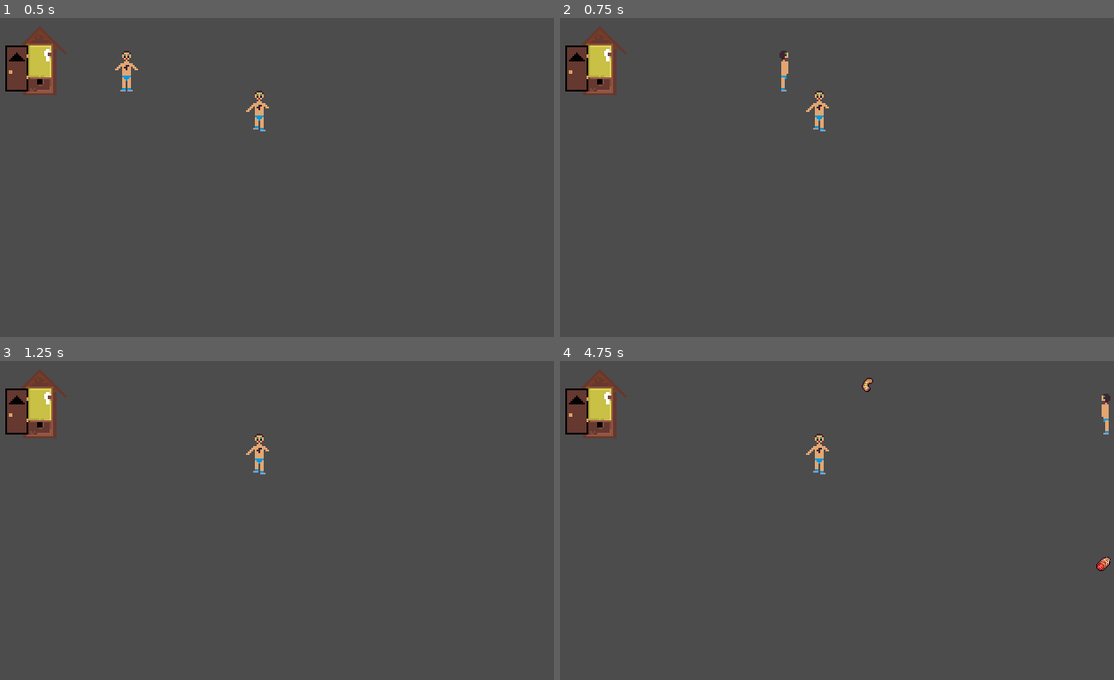
Above: before the commit, frames 1-4 (two rows, left to right).
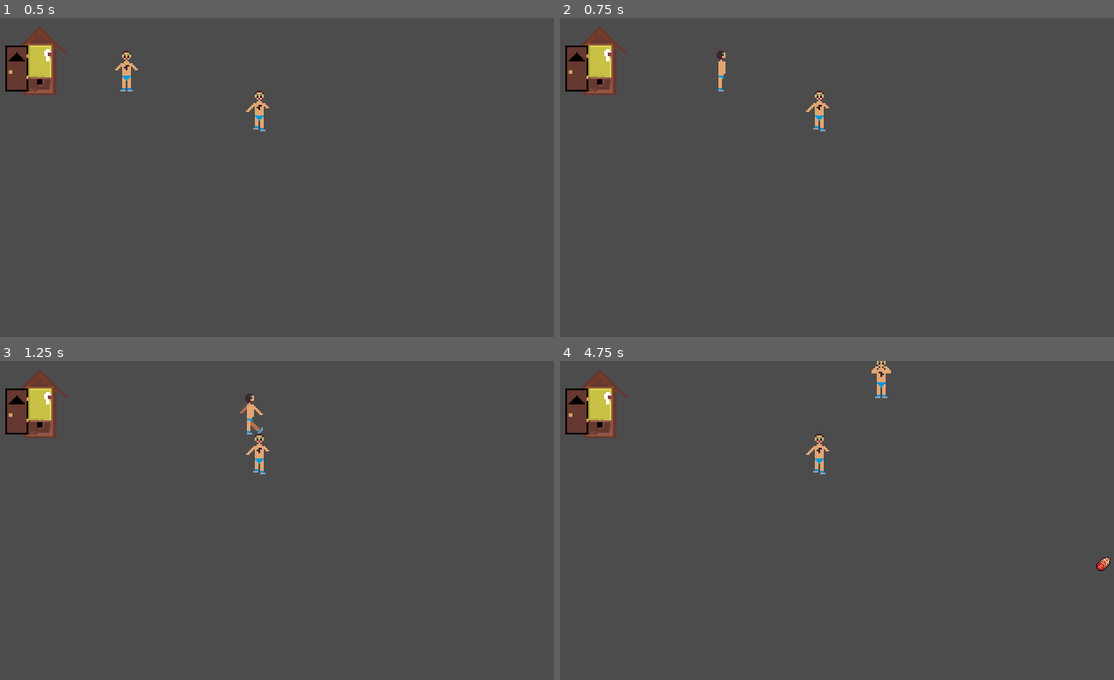
Above: after the commit, the same moments.

Repository: WhatevLD/ld41720
Game: Godot game, scene res://Root.tscn
Two runs of this game, one before a commit and one after it. Both use one fixed random seed, a clock stepped at 60 frames per second and the inputs below.
Inputs:
- Up to frame 1 (0.5 s): no input
- Up to frame 2 (0.75 s): tap Enter at 0.5 s; hold Right (ui_right) from 0.53 s (still down); hold F (ToggleFat) from 0.53 s (still down)
- Up to frame 3 (1.25 s): keep holding Right (ui_right); keep holding F (ToggleFat)
- Up to frame 4 (4.75 s): release Right (ui_right) at 1.28 s; release F (ToggleFat) at 1.28 s; hold Down (ui_down) 1.28-2.03 s; tap F (ToggleFat) at 1.35, 2.85, 4.35 s; hold Right (ui_right) 2.03-2.78 s; hold F (ToggleFat) 2.03-2.78 s; hold Up (ui_up) 2.78-3.53 s; hold F (ToggleFat) 3.53-4.28 s; hold Left (ui_left) from 3.53 s (still down)

Frame 1 is identical in both runs. In frame 2, 0.3% of the frame differs, in the area x 28-42%, y 10-24%; in frame 3, 0.2%; in frame 4, 0.4%, in the area x 54-100%, y 0-24%.

Commit message:
Update player script to connect signals

Diff:
--- a/Entities/Player/Player.gd
+++ b/Entities/Player/Player.gd
@@ -1,11 +1,11 @@
 extends KinematicBody2D
 
 export(int, 1, 5) var fatLevel = 1
-export var speed = 500
+export var speed = 100
 export var acceleration = 2500
 export var friction = 5000
 export var minAnimationFps = 2
-export var maxAnimationFps = 8
+export var maxAnimationFps = 4
 
 export var calories = 0
 
@@ -30,7 +30,9 @@
 
 var state = State.MOVING
 
-
+func _ready():
+	self.get_node("Area2D").connect("area_entered", self, "_on_Area2D_area_entered")
+	self.get_node("Sprite").connect("animation_finished", self, "_on_Sprite_animation_finished")
 
 func _input(event):
 	if event.is_action_pressed("ToggleFat"):
--- a/Entities/Player/Player.tscn
+++ b/Entities/Player/Player.tscn
@@ -23,4 +23,5 @@
 [node name="CollisionShape2D" type="CollisionShape2D" parent="Area2D"]
 position = Vector2( 0, 4 )
 shape = SubResource( 2 )
+[connection signal="animation_finished" from="Sprite" to="." method="_on_Sprite_animation_finished"]
 [connection signal="area_entered" from="Area2D" to="." method="_on_Area2D_area_entered"]
